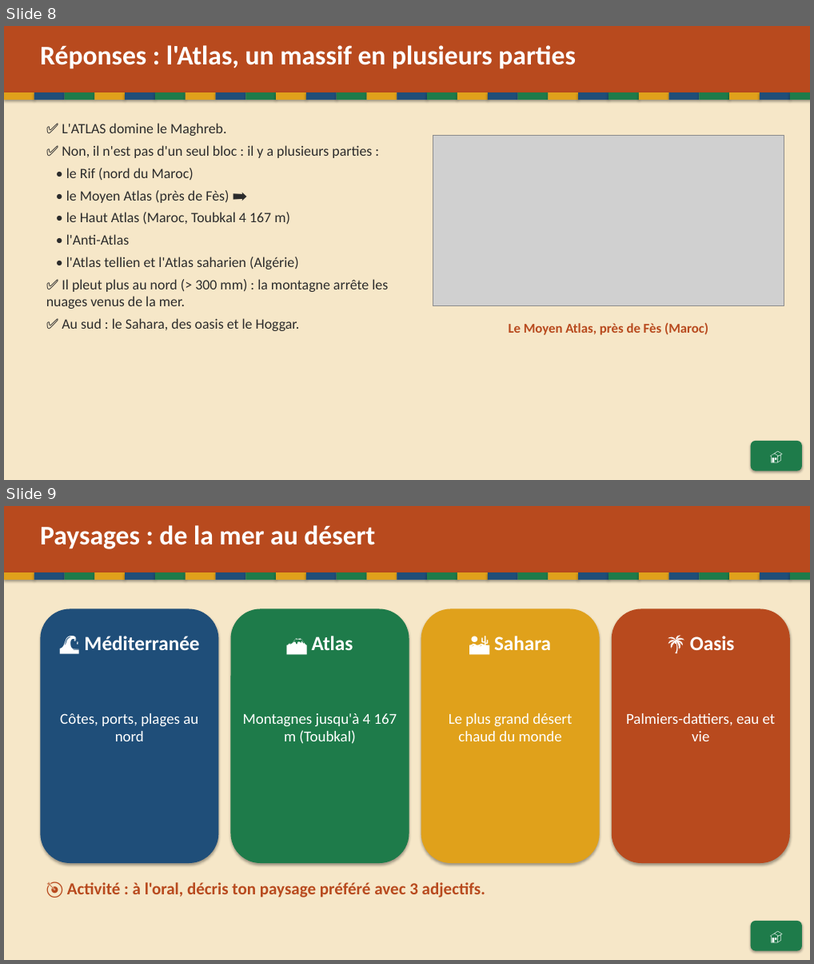
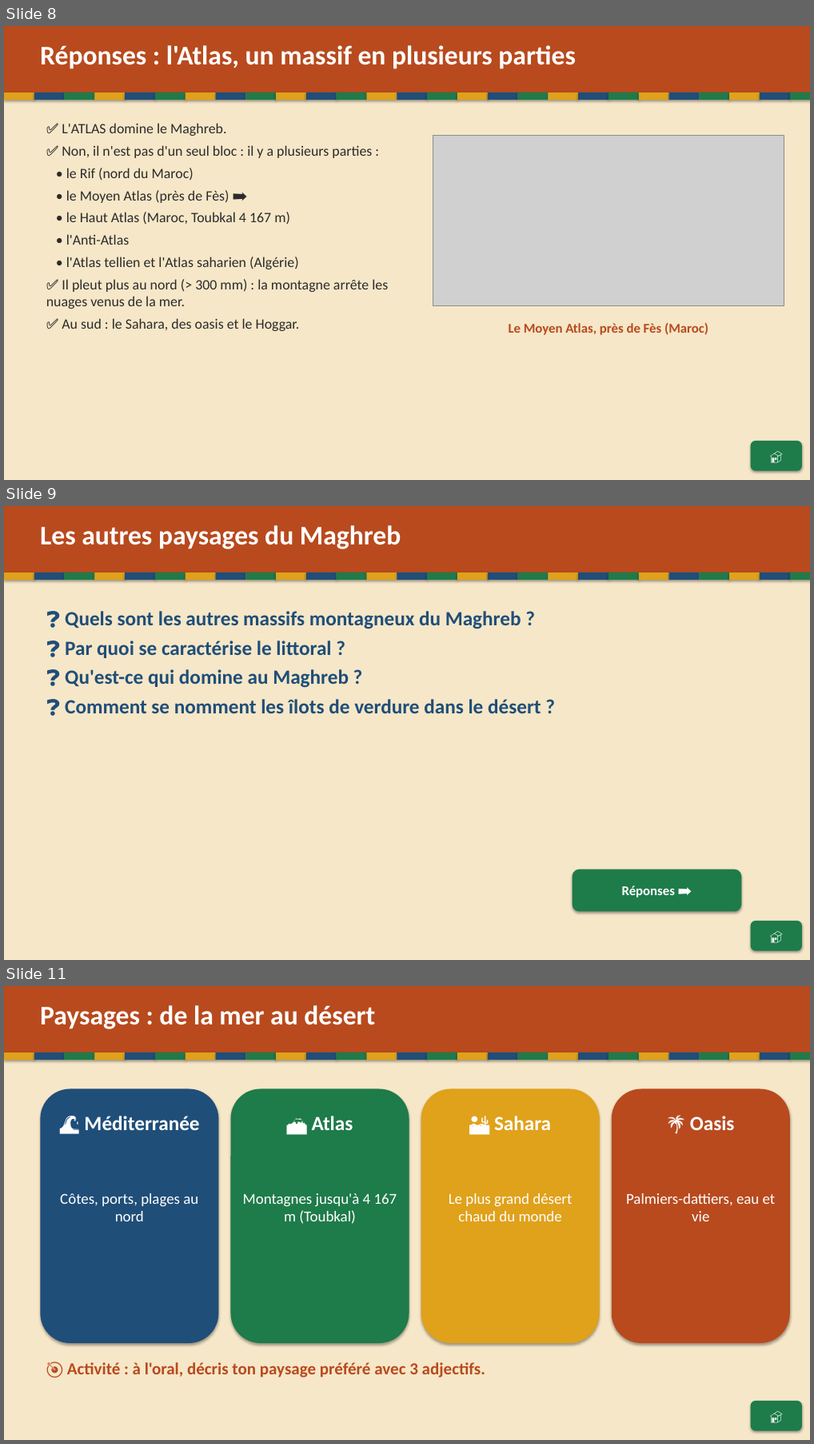
Before and after one commit to Paquereauman/Paquereauman, a slide deck: maghreb/maghreb-interactif.pptx. Shown one above the other, each under a label of ours: slides 8 and 9 before the commit, slides 8, 9 and 11 after it; the slides between them are not shown. The pictures are 814x964 and 814x1444 pixels, drawn with LibreOffice and Linux fonts; fonts in the diff are those of the drawing; grey boxes stand for pictures. Boxes give left, top, right and bottom in pixels: in the first picture for what was removed or moved away, otherwise in the second. Text is boxed around its words. In the diff, an @@ line names an element or a change of style, - is before the commit and + after.

```diff
--- a/maghreb/maghreb-interactif.pptx
+++ b/maghreb/maghreb-interactif.pptx
@@ slide 9 added at (4,506,810,960), background #FFFFFF @@
@@ rectangle added at (4,506,810,960), fill #F6E7C8 @@
@@ rectangle added at (4,506,810,572), fill #B84A1E @@
@@ text added at (40,525,401,549), 32 pt, text #FFFFFF, bold @@
+Les autres paysages du Maghreb
@@ rectangle added at (4,572,34,580), fill #E0A11B @@
@@ rectangle added at (34,572,65,580), fill #1F4E79 @@
@@ rectangle added at (65,572,94,580), fill #1E7B4A @@
@@ rectangle added at (94,572,125,580), fill #E0A11B @@
@@ rectangle added at (125,572,155,580), fill #1F4E79 @@
@@ rectangle added at (155,572,186,580), fill #1E7B4A @@
@@ rectangle added at (186,572,216,580), fill #E0A11B @@
@@ rectangle added at (216,572,246,580), fill #1F4E79 @@
@@ rectangle added at (246,572,276,580), fill #1E7B4A @@
@@ rectangle added at (276,572,306,580), fill #E0A11B @@
@@ rectangle added at (306,572,337,580), fill #1F4E79 @@
@@ rectangle added at (337,572,367,580), fill #1E7B4A @@
@@ rectangle added at (367,572,398,580), fill #E0A11B @@
@@ rectangle added at (398,572,427,580), fill #1F4E79 @@
@@ rectangle added at (427,572,458,580), fill #1E7B4A @@
@@ rectangle added at (458,572,488,580), fill #E0A11B @@
@@ rectangle added at (488,572,518,580), fill #1F4E79 @@
@@ rectangle added at (518,572,549,580), fill #1E7B4A @@
@@ rectangle added at (549,572,578,580), fill #E0A11B @@
@@ rectangle added at (578,572,609,580), fill #1F4E79 @@
@@ rectangle added at (609,572,639,580), fill #1E7B4A @@
@@ rectangle added at (639,572,670,580), fill #E0A11B @@
@@ rectangle added at (670,572,700,580), fill #1F4E79 @@
@@ rectangle added at (700,572,730,580), fill #1E7B4A @@
@@ rectangle added at (730,572,760,580), fill #E0A11B @@
@@ rectangle added at (760,572,790,580), fill #1F4E79 @@
@@ rectangle added at (790,572,810,580), fill #1E7B4A @@
@@ text added at (65,611,542,713), 24 pt, text #1F4E79, bold @@
+❓ Quels sont les autres massifs montagneux du Maghreb ?
+❓ Par quoi se caractérise le littoral ?
+❓ Qu'est-ce qui domine au Maghreb ?
+❓ Comment se nomment les îlots de verdure dans le désert ?
@@ rounded rectangle added at (573,869,742,912), fill #1E7B4A, 16 pt, text #FFFFFF, bold @@
+Réponses ➡️
@@ rounded rectangle added at (751,920,802,951), fill #1E7B4A, 16 pt, text #FFFFFF, bold @@
+🏠
@@ what was slide 9 is now slide 11 @@
```
Also in this commit, not shown: 1 other slide added.
